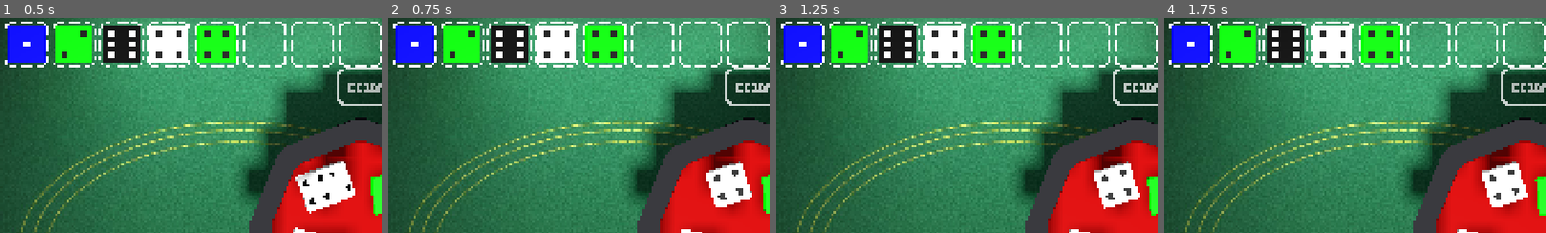
Above: before the commit, frames 1-4 (left to right).
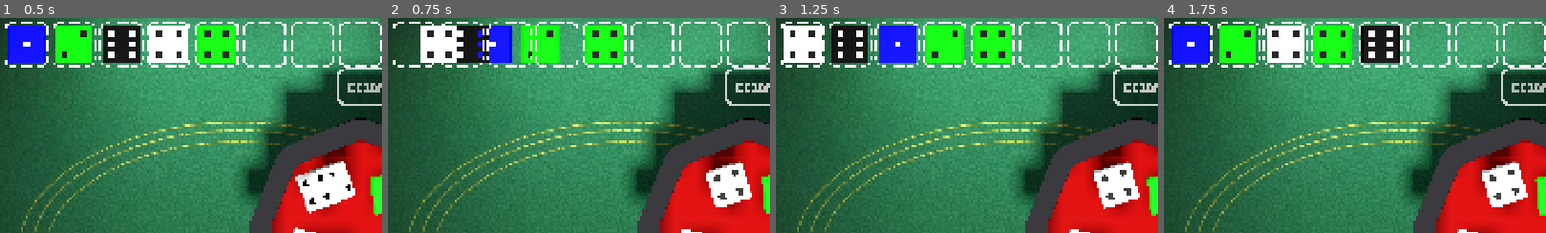
Above: after the commit, the same moments.

Repository: SangHyung-Jung/ColorDiceRollGame
Game: Godot game, scene res://main_screen.tscn
The game is run twice, just before and just after one commit, with the same random seed, the same clock (stepped at 60 frames per second) and the same inputs.
Inputs:
- Up to frame 1 (0.5 s): no input
- Up to frame 2 (0.75 s): click "Color" at 0.5 s
- Up to frame 3 (1.25 s): no input
- Up to frame 4 (1.75 s): click "Number" at 1.25 s
The pictures show only the part of the screen within x 30-80%, y 1-51%; the shares and areas given below are measured in that part.

Frame 1 is identical in both runs. In frame 2, 7.7% of the frame differs, in the area x 2-50%, y 3-21%; in frame 3, 6.7%; in frame 4, 5.0%.

Commit message:
add sorting logic to buttons

Diff:
--- a/main_screen.gd
+++ b/main_screen.gd
@@ -400,10 +400,34 @@
 	dice_bag_popup.show()
 
 func _on_sort_by_color_pressed() -> void:
-	pass # Will be implemented later
+	if invested_dice_nodes.is_empty():
+		return
+
+	# Sort by the integer value of the DiceColor enum
+	invested_dice_nodes.sort_custom(func(a, b): return a.current_dice_color < b.current_dice_color)
+	_reposition_invested_dice()
 
 func _on_sort_by_number_pressed() -> void:
-	pass # Will be implemented later
+	if invested_dice_nodes.is_empty():
+		return
+
+	# Sort by the 'value' meta-data
+	invested_dice_nodes.sort_custom(func(a, b): return a.get_meta("value") < b.get_meta("value"))
+	_reposition_invested_dice()
+
+func _reposition_invested_dice() -> void:
+	# Reposition the dice in the UI according to the sorted array order
+	for i in range(invested_dice_nodes.size()):
+		var dice_node = invested_dice_nodes[i]
+		if not is_instance_valid(dice_node):
+			continue
+
+		var target_pos = socket_positions[i]
+
+		# Use a tween for smooth movement
+		var tween = create_tween()
+		tween.tween_property(dice_node, "global_position", target_pos, 0.3)\
+			.set_trans(Tween.TRANS_SINE).set_ease(Tween.EASE_OUT)
 
 # --- Public API ---
 func update_stage(stage_num: int) -> void:
